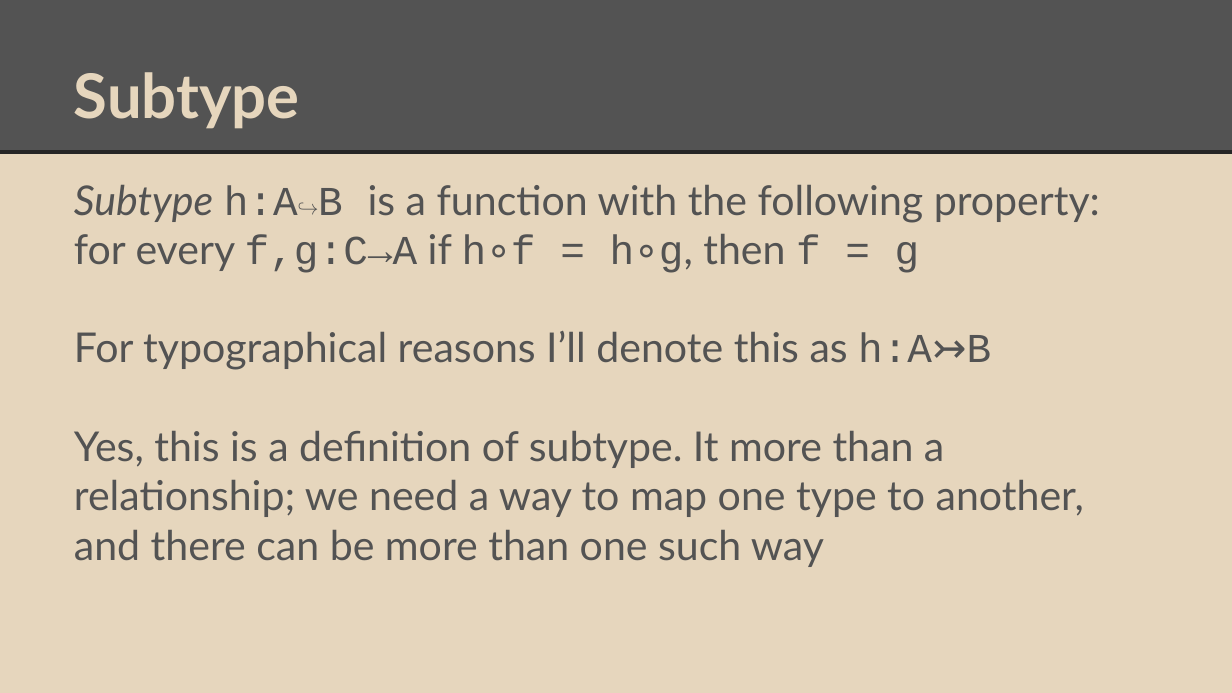
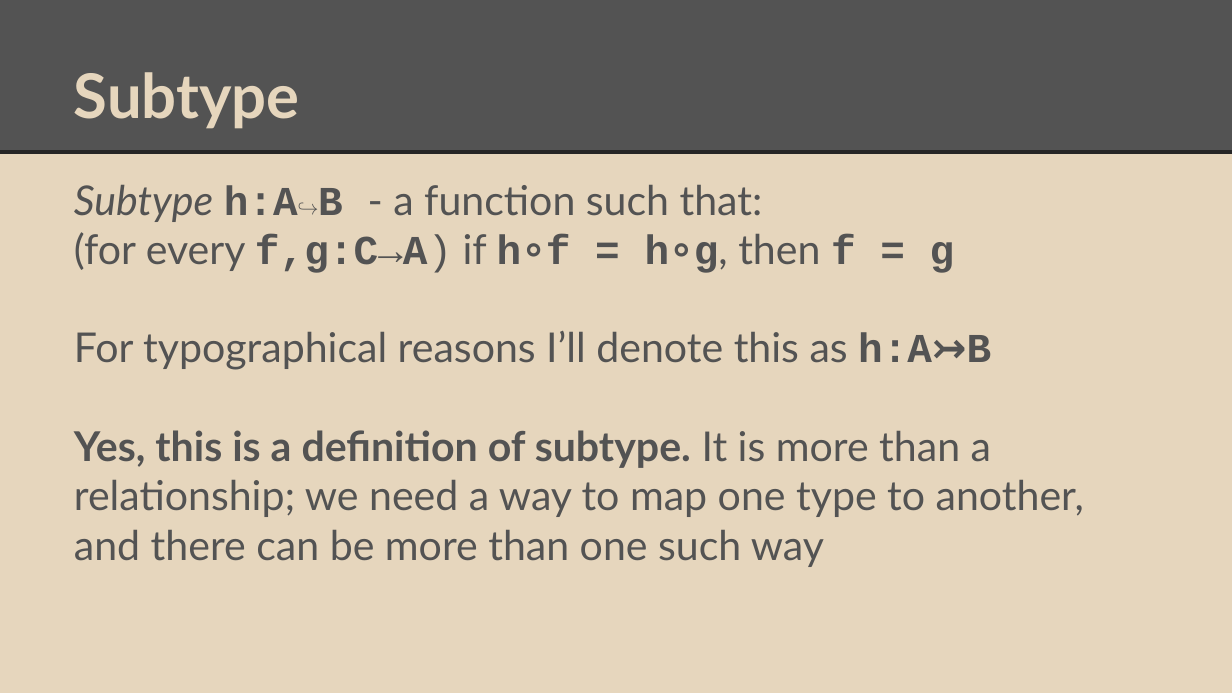
Before and after one commit to degoes-consulting/lambdaconf-2015, a slide deck: slide 9 of speakers/vpatryshev/intuitionistic-type-theory/IntroToIntuitionisticTypeTheory.pptx (slide 8 before the commit). Drawn at 1232x693 pixels with LibreOffice and Linux fonts; fonts in the diff are those of the drawing. Boxes give left, top, right and bottom in pixels: in the first picture for what was removed or moved away, otherwise in the second. Text is boxed around its words. In the diff, an @@ line names an element or a change of style, - is before the commit and + after.

Commit message:
Fixed some typos; split slides after John's suggestions.

```diff
--- a/speakers/vpatryshev/intuitionistic-type-theory/IntroToIntuitionisticTypeTheory.pptx
+++ b/speakers/vpatryshev/intuitionistic-type-theory/IntroToIntuitionisticTypeTheory.pptx
@@ text at bbox=[74, 185, 955, 273]: text changed @@
-Subtype h:A↪B is a function with the following property:
-for every f,g:C→A if h∘f = h∘g, then f = g
+Subtype h:A↪B - a function such that:
+(for every f,g:C→A) if h∘f = h∘g, then f = g
@@ text at bbox=[74, 331, 991, 370]: bold on in "h:A↣B" @@
@@ text at bbox=[74, 430, 1084, 567]: text changed @@
-Yes, this is a definition of subtype. It more than a relationship; we need a way to map one type to another, and there can be more than one such way
+Yes, this is a definition of subtype. It is more than a relationship; we need a way to map one type to another, and there can be more than one such way
```
Also in this commit, not shown: 23 other slides changed, 4 slides added.
